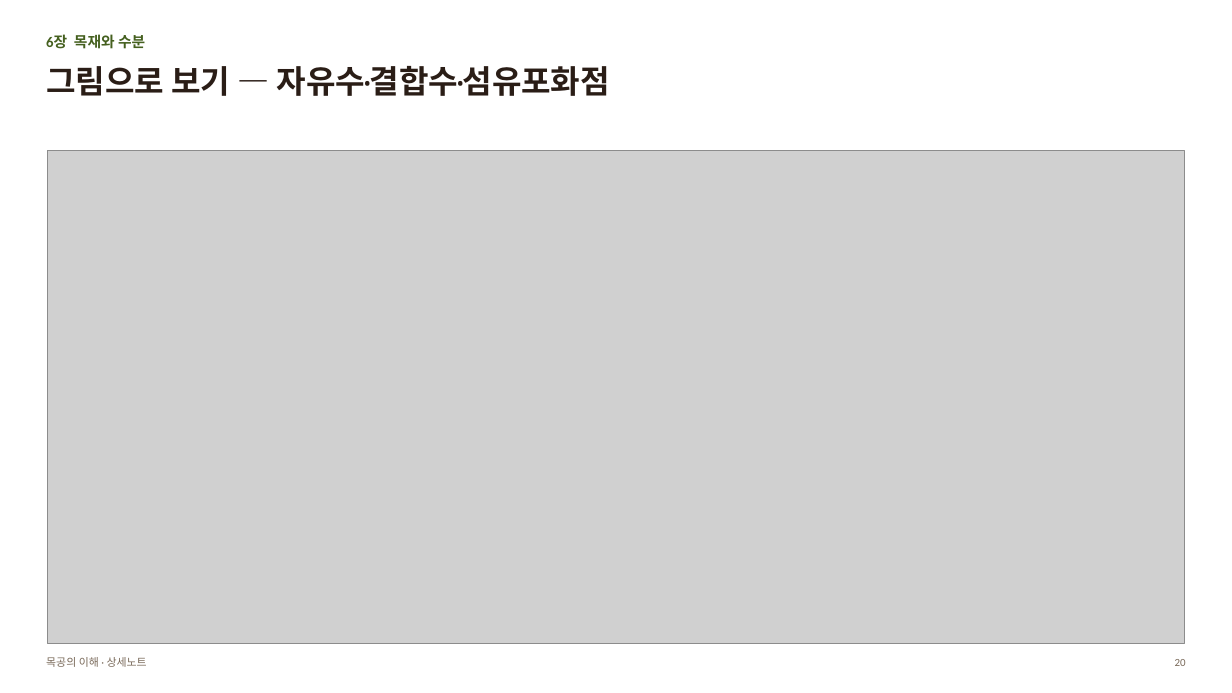
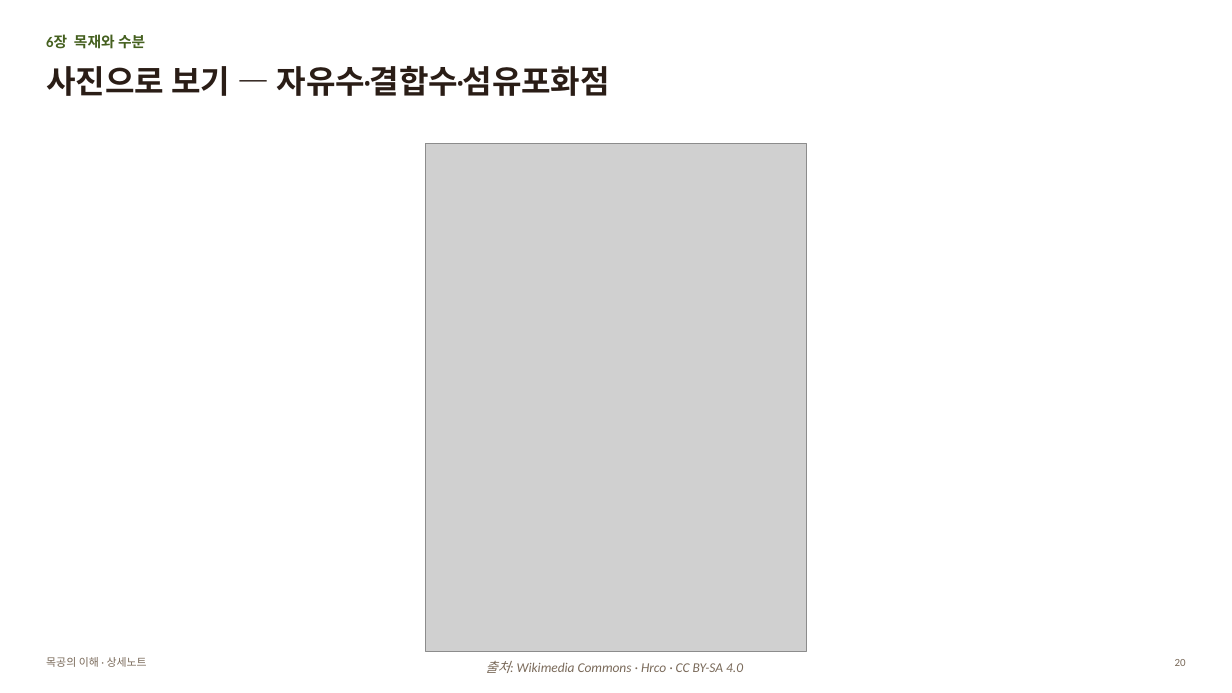
Before and after one commit to nskim4690-tech/my-workspace, a slide deck: slide 20 of 젠트리/목공방/공부방/목공의_이해/목공의_이해_상세노트.pptx. Drawn at 1232x693 pixels with LibreOffice and Linux fonts; fonts in the diff are those of the drawing; grey boxes stand for pictures. Boxes give left, top, right and bottom in pixels: in the first picture for what was removed or moved away, otherwise in the second. Text is boxed around its words. In the diff, an @@ line names an element or a change of style, - is before the commit and + after.

```diff
--- a/젠트리/목공방/공부방/목공의_이해/목공의_이해_상세노트.pptx
+++ b/젠트리/목공방/공부방/목공의_이해/목공의_이해_상세노트.pptx
@@ text at box(46, 66, 610, 96): text changed @@
-그림으로 보기 — 자유수·결합수·섬유포화점
+사진으로 보기 — 자유수·결합수·섬유포화점
@@ picture added at box(425, 143, 806, 652) @@
@@ picture removed at box(48, 151, 1185, 644) @@
@@ text added at box(485, 661, 743, 673), 10.5 pt, text #7A6A5A, italic @@
+출처: Wikimedia Commons · Hrco · CC BY-SA 4.0
```
Also in this commit, not shown: 18 other slides changed, 1 other file.
